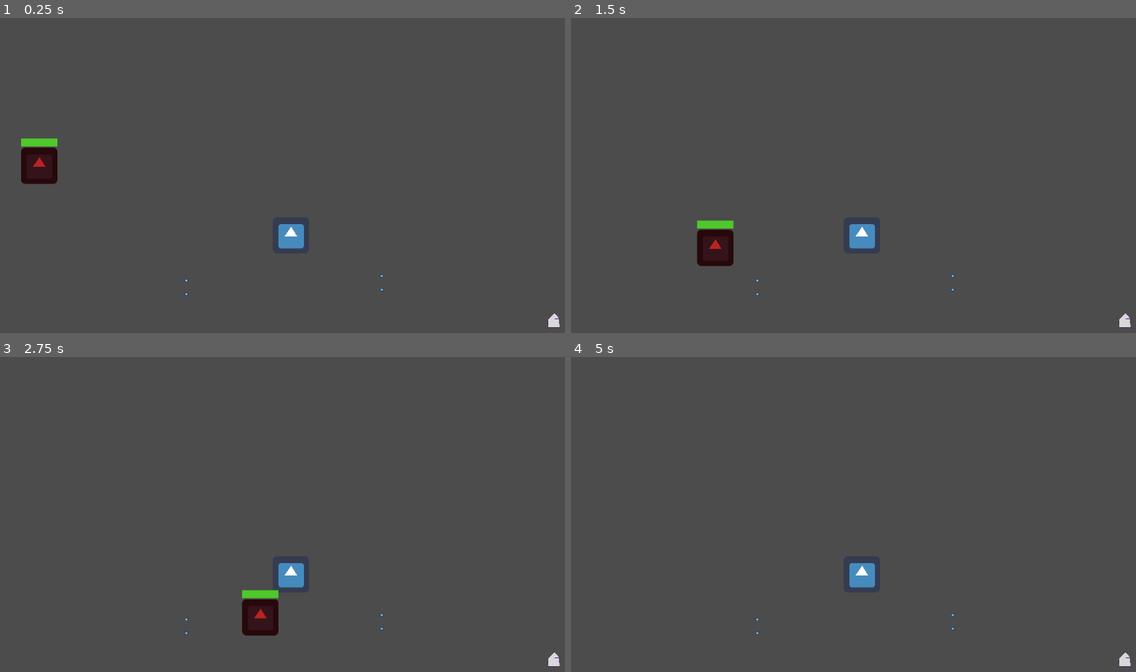
Above: before the commit, frames 1-4 (two rows, left to right).
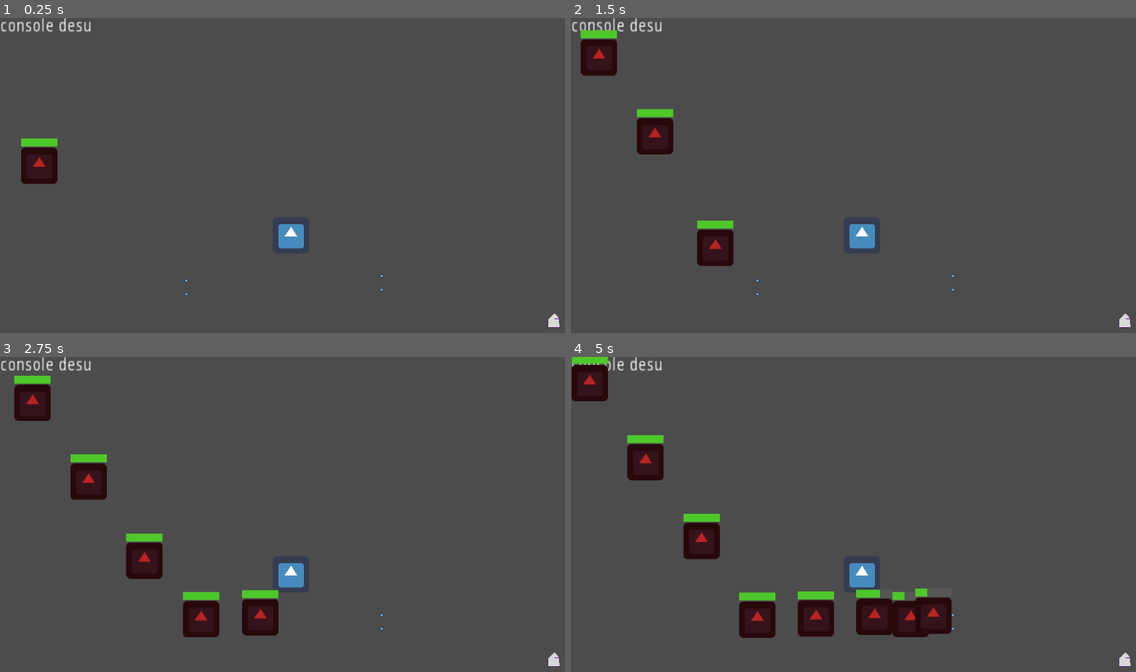
Above: after the commit, the same moments.

Repository: BeatMil/the_node
Game: Godot game, scene res://scene/stage1.tscn
The game is run twice, just before and just after one commit, with the same random seed, the same clock (stepped at 60 frames per second) and the same inputs. The engine's default icon, where the game draws it, is replaced by a stand-in: a white triangle on a blue panel in a dark square.
Inputs:
- Up to frame 1 (0.25 s): no input
- Up to frame 2 (1.5 s): no input
- Up to frame 3 (2.75 s): no input
- Up to frame 4 (5 s): no input

The runs differ from the first frame. In frame 1, 0.3% of the frame differs, in the area x 0-17%, y 0-5%; in frame 2, 2.1%; in frame 3, 3.9%; in frame 4, 6.9%, in the area x 0-68%, y 0-90%.
Error before the commit: Attempt to call function 'get_parent' in base 'previously freed instance' on a null instance. (res://script/default_tower.gd:28)

Commit message:
Updated default_tower.tscn default_tower now able to keep firing at enemies I have not check bugs yet so there might be some Changes to be committed:        modified:   prefab/default_tower.tscn        modified:   scene/stage1.tscn        modified:   script/default_tower.gd        new file:   script/stage1.gd

Diff:
--- a/prefab/default_tower.tscn
+++ b/prefab/default_tower.tscn
@@ -19,6 +19,6 @@
 shape = SubResource( 1 )
 
 [node name="speed_timer" type="Timer" parent="."]
-wait_time = 0.5
+wait_time = 0.3
 [connection signal="area_entered" from="Area2D" to="." method="_on_Area2D_area_entered"]
 [connection signal="area_exited" from="Area2D" to="." method="_on_Area2D_area_exited"]
--- a/scene/stage1.tscn
+++ b/scene/stage1.tscn
@@ -1,11 +1,14 @@
-[gd_scene load_steps=5 format=2]
+[gd_scene load_steps=6 format=2]
 
 [ext_resource path="res://prefab/node.tscn" type="PackedScene" id=1]
 [ext_resource path="res://prefab/enemy.tscn" type="PackedScene" id=2]
 [ext_resource path="res://prefab/home.tscn" type="PackedScene" id=3]
 [ext_resource path="res://prefab/default_tower.tscn" type="PackedScene" id=4]
+[ext_resource path="res://script/stage1.gd" type="Script" id=5]
 
 [node name="stage1" type="Node2D"]
+script = ExtResource( 5 )
+enemy_amount = 10
 
 [node name="default_tower" parent="." instance=ExtResource( 4 )]
 position = Vector2( 512, 384 )
@@ -31,3 +34,17 @@
 
 [node name="4" parent="way2" instance=ExtResource( 1 )]
 position = Vector2( 672, 480 )
+
+[node name="Timer" type="Timer" parent="."]
+wait_time = 0.6
+autostart = true
+
+[node name="console" type="Label" parent="."]
+margin_right = 177.0
+margin_bottom = 72.0
+rect_scale = Vector2( 1.9, 2.2 )
+text = "console desu"
+__meta__ = {
+"_edit_use_anchors_": false
+}
+[connection signal="timeout" from="Timer" to="." method="_on_Timer_timeout"]
--- a/script/default_tower.gd
+++ b/script/default_tower.gd
@@ -1,28 +1,41 @@
 extends Node2D
 
 export var damage = 1
-
-# speed_timer connect to timeout with area passed in
-# I have no idea how to do it the right way so.. I do this way!
-var timer_helper = false
+export var speed = 0.3
+var enemy_in_range = []
 
 func _ready():
+	# try connecting with code
+	$speed_timer.connect("timeout",self,"timer_timeout")
+
+	# set fire-rate of this tower
+	$speed_timer.set_wait_time(speed)
 	print("default_tower.gd")
 
 
 func _on_Area2D_area_entered(area):
-	if not timer_helper:
-		$speed_timer.connect("timeout",self,"beat_test",[area])
-		timer_helper = true
+	# pushes area(enemy) into array
+	# always fire to the first index of the array
+	if area.is_in_group("enemy"):
+		if enemy_in_range.empty():
+			$speed_timer.start()
+			enemy_in_range.push_back(area)
+		else:
+			enemy_in_range.push_back(area)
 
-	$speed_timer.start()
+
 
 
 func _on_Area2D_area_exited(area):
-	pass # Replace with function body.
+	# area(enemy) leaves the area
+	# pop them out of the array
+	enemy_in_range.pop_front()
+	if enemy_in_range.empty():
+		$speed_timer.stop()
 
 
-func beat_test(area):
+func timer_timeout():
 	# check if area is still there
-	if area:
-		area.get_parent().decrease_hp(1)
+	# and decrease its hp
+	if enemy_in_range.front():
+		enemy_in_range.front().get_parent().decrease_hp(1)
--- /dev/null
+++ b/script/stage1.gd
@@ -0,0 +1,21 @@
+extends Node2D
+
+const enemy_pre = preload("res://prefab/enemy.tscn")
+export var enemy_amount = 3
+var count = 0
+
+func _ready():
+	pass
+
+
+func _on_Timer_timeout():
+	count += 1
+	var enemy = enemy_pre.instance()
+	enemy.position = Vector2.ZERO
+	enemy.node_number = 1
+	enemy.damage = 1
+	enemy.way = "../way2/"
+	enemy.hp = 3
+	self.add_child(enemy)
+	if count == enemy_amount:
+		$Timer.stop()
